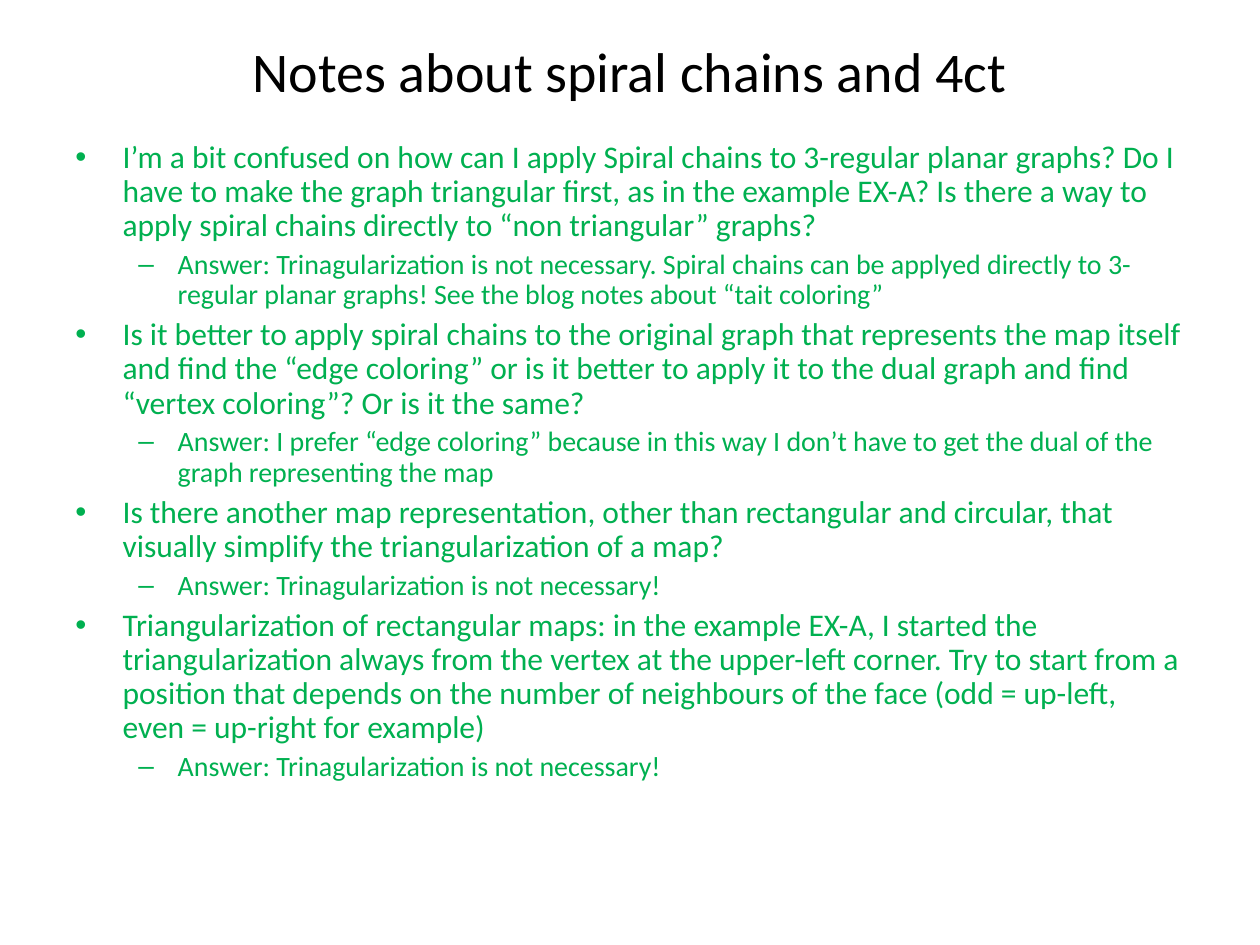
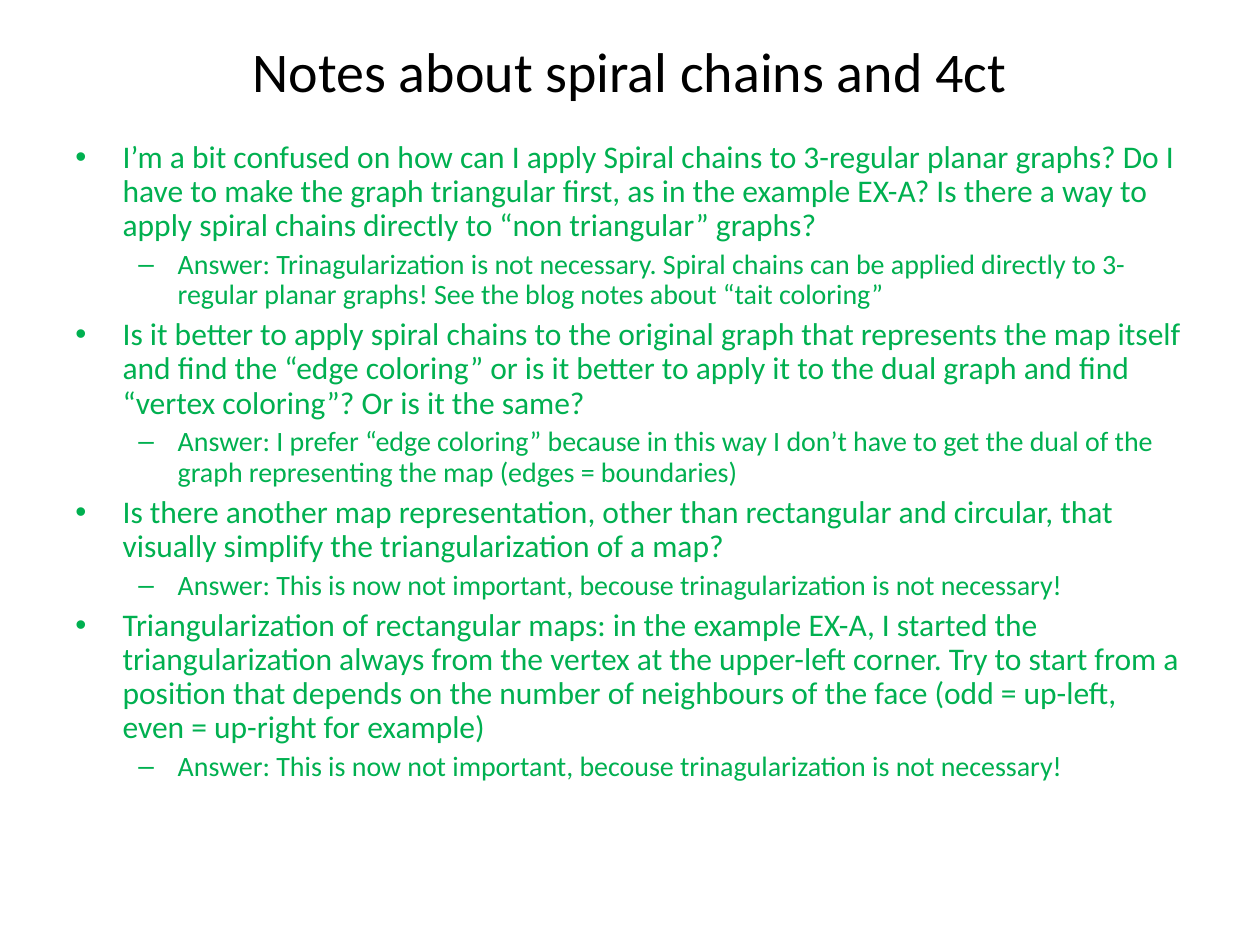
Before and after one commit to stefanutti/maps-coloring-java, a slide deck: slide 22 of ct/ct-docs/cahit-spiral-chains/spiral-chains.ppt. Drawn at 1260x945 pixels with LibreOffice and Linux fonts; fonts in the diff are those of the drawing. Boxes give left, top, right and bottom in pixels: in the first picture for what was removed or moved away, otherwise in the second. Text is boxed around its words. In the diff, an @@ line names an element or a change of style, - is before the commit and + after.

```diff
--- a/ct/ct-docs/cahit-spiral-chains/spiral-chains.ppt
+++ b/ct/ct-docs/cahit-spiral-chains/spiral-chains.ppt
@@ text at <box>178,254,1125,309</box>: text changed @@
-  – Answer: Trinagularization is not necessary. Spiral chains can be applyed directly to 3-regular planar graphs! See the blog notes about “tait coloring”
+  – Answer: Trinagularization is not necessary. Spiral chains can be applied directly to 3-regular planar graphs! See the blog notes about “tait coloring”
@@ text at <box>178,431,1153,487</box>: text changed @@
-  – Answer: I prefer “edge coloring” because in this way I don’t have to get the dual of the graph representing the map
+  – Answer: I prefer “edge coloring” because in this way I don’t have to get the dual of the graph representing the map (edges = boundaries)
@@ text at <box>178,575,1062,600</box>: text changed @@
-  – Answer: Trinagularization is not necessary!
+  – Answer: This is now not important, becouse trinagularization is not necessary!
@@ text at <box>178,756,1062,781</box>: text changed @@
-  – Answer: Trinagularization is not necessary!
+  – Answer: This is now not important, becouse trinagularization is not necessary!
```
Also in this commit, not shown: 4 other slides changed, 9 slides added, 12 slides removed, 52 other files.
